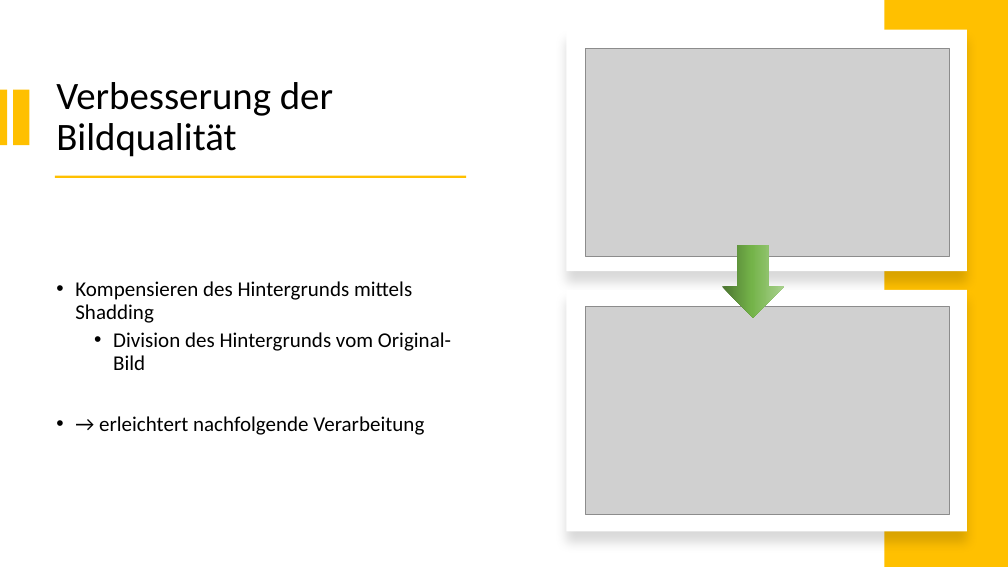
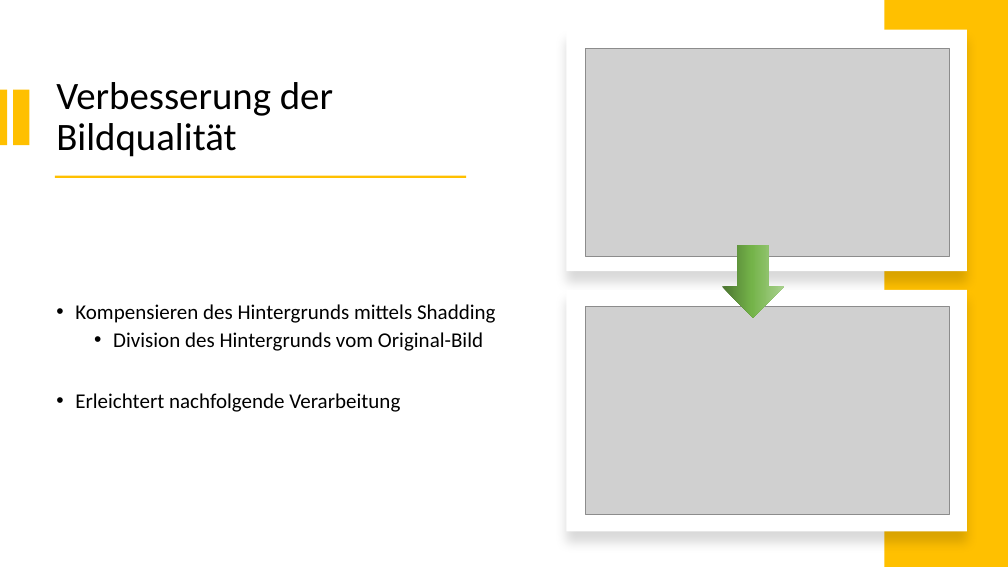
Before and after one commit to norbus161/Indiana-Jones-Defect-Detection, a slide deck: slide 3 of presentation/DIP-Project.pptx. Drawn at 1008x567 pixels with LibreOffice and Linux fonts; fonts in the diff are those of the drawing; grey boxes stand for pictures. Boxes give left, top, right and bottom in pixels: in the first picture for what was removed or moved away, otherwise in the second. Text is boxed around its words. In the diff, an @@ line names an element or a change of style, - is before the commit and + after.

```diff
--- a/presentation/DIP-Project.pptx
+++ b/presentation/DIP-Project.pptx
@@ text at [75,393,400,412]: text changed @@
-• → erleichtert nachfolgende Verarbeitung
+• Erleichtert nachfolgende Verarbeitung
```
Also in this commit, not shown: 3 other slides changed.
